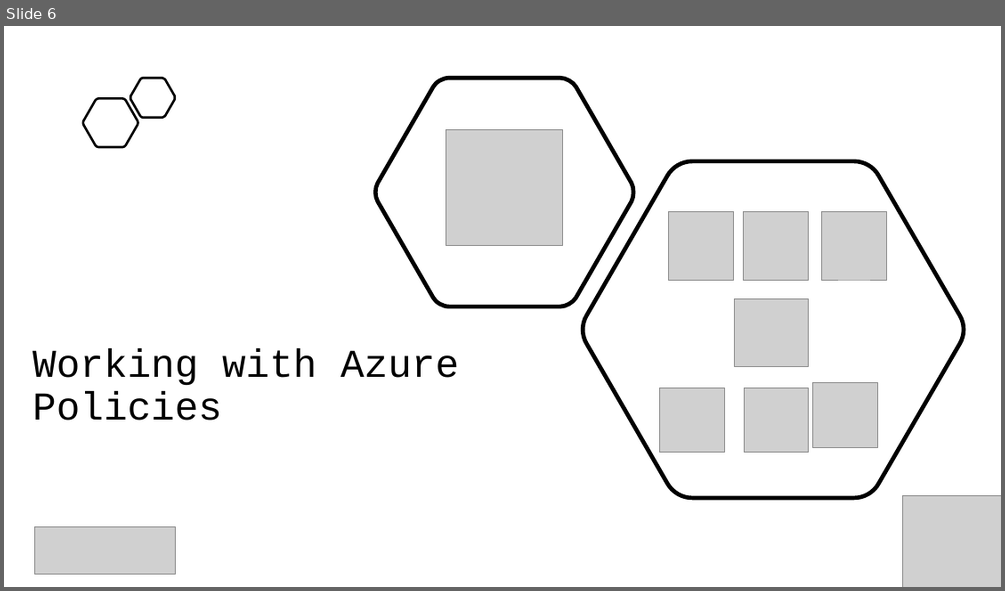
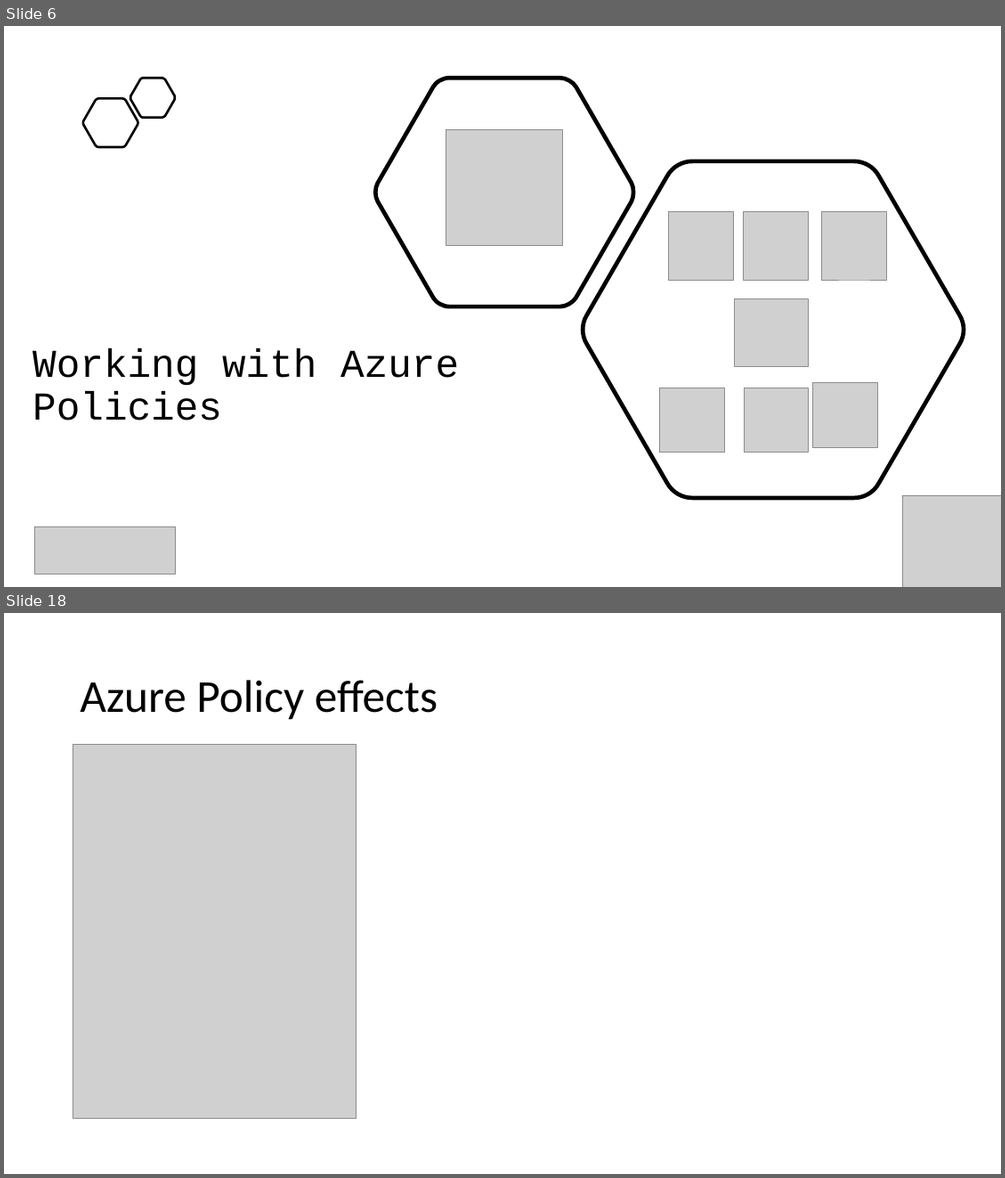
Before and after one commit to Infrastructure-AsCode/azure-policy-101, a slide deck: slides/workling-with-azure-policies.pptx. Shown one above the other, each under a label of ours: slide 6 before the commit, slides 6 and 18 after it; the slides between them are not shown. The pictures are 1005x591 and 1005x1178 pixels, drawn with LibreOffice and Linux fonts; fonts in the diff are those of the drawing; grey boxes stand for pictures. Boxes give left, top, right and bottom in pixels: in the first picture for what was removed or moved away, otherwise in the second. Text is boxed around its words. In the diff, an @@ line names an element or a change of style, - is before the commit and + after.

```diff
--- a/slides/workling-with-azure-policies.pptx
+++ b/slides/workling-with-azure-policies.pptx
@@ slide 18 added at box(4, 613, 1001, 1174), background #FFFFFF @@
@@ title added at box(80, 680, 437, 720), 44 pt, text #000000 @@
+Azure Policy effects
@@ picture added at box(73, 744, 356, 1118) @@
```
Also in this commit, not shown: 29 other slides added.
